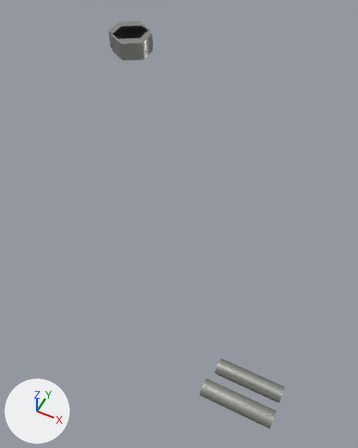
The glTF model public/parts/heater-blower-hardware.glb, before and after one commit.
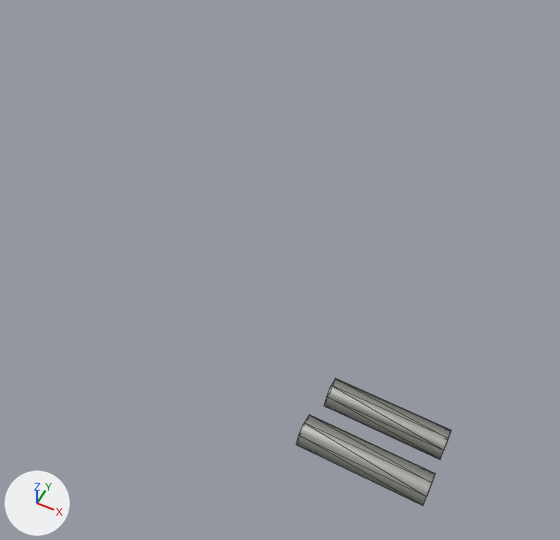
Old and new are each drawn whole from a 50 mm lens placed at (306.8, -452.0, 233.6), pointed at (270.4, -379.2, 142.5) and again close up on the part from 10% to 97% of the width and 33% to 100% of the height. Every picture has the same lights, and +X, +Y and +Z are marked at lower left. The older version's two pictures come first. The close-ups show mesh edges as thin lines. Where no turn or scale is listed for an object, it has been applied to the vertices. Vertices at exactly the same position are counted once.

Names of what the first close-up shows: 'heater-blower-hardware:zincPlate'.
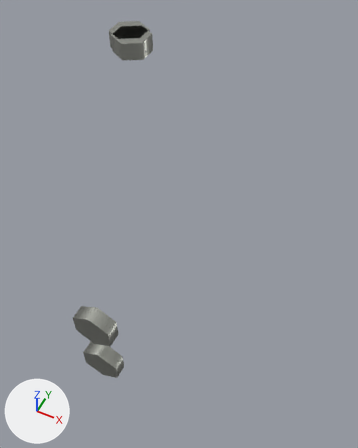
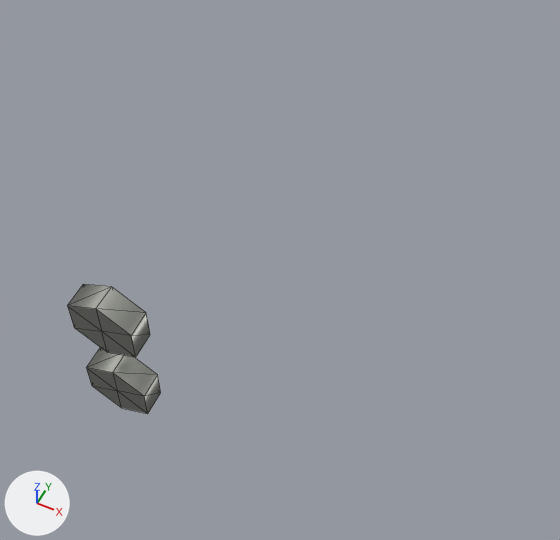
Where the newer file only moved an object's origin or applied its transform, the numbers keep the older frame.

The edits, one by one:
me_mesh_0 is used by ob_heater_blower_hardware_zincplate; location (268.0, -374.0, 149.9).
me_mesh_0 had 64 vertices, 112 faces and spanned x -39.0..39.0, y -41.8..41.8, z -15.7..15.7.
me_mesh_0 now has 56 vertices, 96 faces and spans x -39.0..6.0, y -42.2..41.8, z -20.5..15.6.
me_mesh_0 part 1: a new loose piece, a 6-sided cylinder along y spanning x -2.0..6.0, y -42.2..-39.2, z -20.5..-11.2, in mat_zincplate (grey #b4b6ae).
me_mesh_0 part 2: a new loose piece, a 6-sided cylinder along y spanning x -2.0..6.0, y -42.2..-39.2, z -6.5..2.8, in mat_zincplate (grey #b4b6ae).
me_mesh_0 part 3: the loose piece of 18 vertices spanning x 25.0..39.0, y -33.8..-30.2, z -15.7..-12.1 is deleted.
me_mesh_0 part 4: the loose piece of 18 vertices spanning x 25.0..39.0, y -41.8..-38.2, z -9.7..-6.0 is deleted.

Pixel boxes [x1, y1, x2, y2] of what changed, in the close-ups (560 x 540 px):
'heater-blower-hardware:zincPlate', reshaped: before [296, 378, 451, 505]; after [67, 284, 161, 414]
part 1 of me_mesh_0, added: after [86, 347, 161, 414]
part 2 of me_mesh_0, added: after [67, 284, 150, 357]
part 3 of me_mesh_0, deleted: before [324, 378, 451, 459]
part 4 of me_mesh_0, deleted: before [296, 415, 435, 505]
